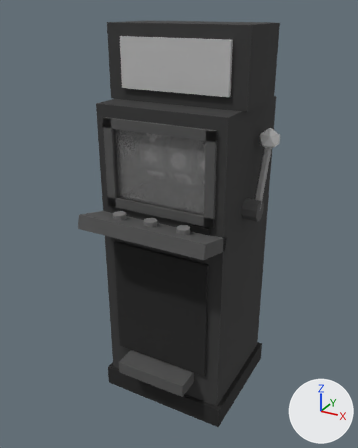
The FBX model Assets/Art/Environment/SlotMachine.fbx, before and after one commit.
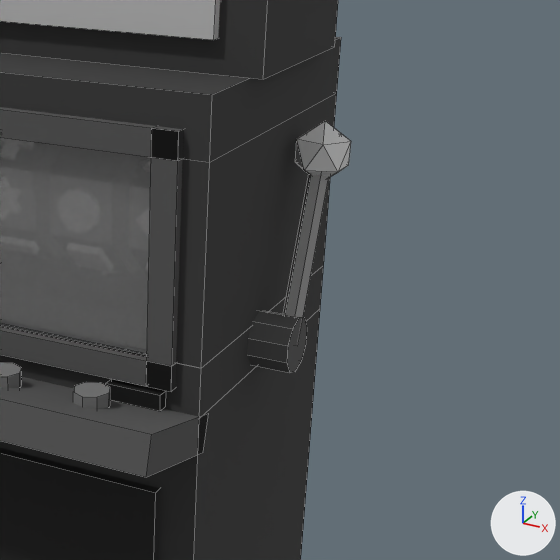
Each version appears first whole from a 50 mm lens placed at (0.982, -1.878, 1.779), pointed at (-0.003, -0.087, 0.884), and next in a close-up on the part from 42% to 100% of the width and 18% to 65% of the height. Arrows for +X, +Y and +Z are at lower right; the lights stay in place. The older version's two pictures come first. The close-ups show mesh edges as thin lines. Where no turn or scale is listed for an object, it has been applied to the vertices. Vertices at exactly the same position are counted once.

Objects in the first close-up: 'Lever', 'ReelGlass', 'SlotMachine'.
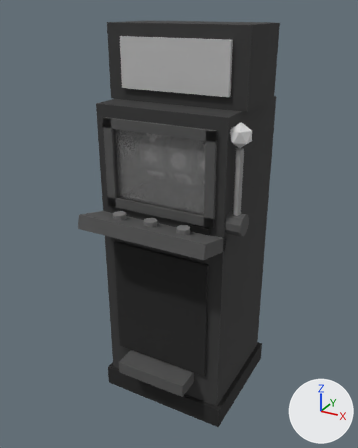
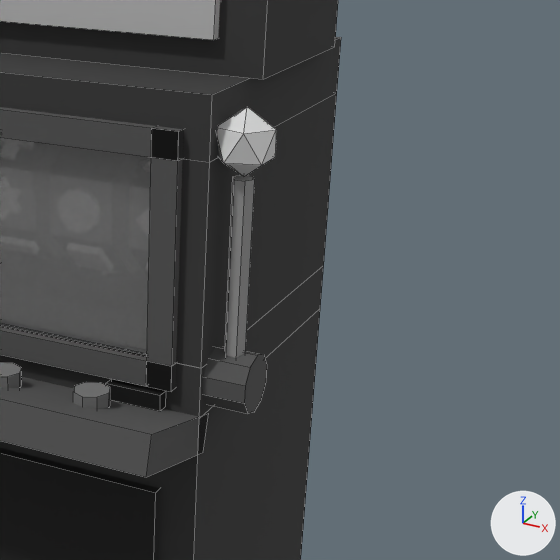
Location of each change, (x1, y1, x2, y2) in pixels of the close-ups (560 x 560 px; the box of a moved part takes in the faces that stretch with it):
```json
{"object": "Lever", "change": "reshaped, moved", "before": [283, 121, 351, 346], "after": [217, 107, 276, 358]}
{"object": "LeverHub", "change": "added", "after": [202, 346, 267, 413]}
{"part": 1, "of": "me_lever", "change": "moved or reshaped", "before": [283, 174, 328, 346], "after": [225, 175, 255, 358]}
{"part": 2, "of": "me_lever", "change": "moved or reshaped", "before": [295, 121, 351, 178], "after": [217, 107, 276, 177]}
{"part": 3, "of": "me_slotmachine", "change": "deleted", "before": [247, 311, 307, 373]}
```

Scene script edits in JSON lines:
```json
{"block": "me_lever", "where": "# used by ob_lever; location = (0.32, -0.04, 1.0)"}
{"op": "remove", "block": "me_lever", "code": "me_lever.from_pydata(...)  # 24 vertices, 28 faces; spans x -0.023..0.063, y -0.014..0.141, z -0.006..0.328"}
{"op": "add", "block": "me_lever", "code": "me_lever.from_pydata(...)  # 24 vertices, 28 faces; spans x -0.043..0.043, y -0.041..0.041, z 0.0..0.398"}
{"block": "me_lever", "change": "me_lever part 1: the loose piece of 12 vertices spanning x 0.004..0.036, y -0.014..0.114, z -0.006..0.286 is turned 20 degrees about the x axis through its middle, then moved by (-0.02, -0.05, 0.01)"}
{"block": "me_lever", "change": "me_lever part 2: the loose piece of 12 vertices spanning x -0.023..0.063, y 0.059..0.141, z 0.232..0.328 is moved by (-0.02, -0.1, 0.07)"}
{"block": "me_slotmachine", "where": "# used by ob_slotmachine; location = (0.0, 0.0, 0.0)"}
{"op": "remove", "block": "me_slotmachine", "code": "me_slotmachine.from_pydata(...)  # 188 vertices, 137 faces; spans x -0.31..0.35, y -0.43..0.28, z 0.0..1.72"}
{"op": "add", "block": "me_slotmachine", "code": "me_slotmachine.from_pydata(...)  # 168 vertices, 125 faces; spans x -0.31..0.31, y -0.43..0.28, z 0.0..1.72"}
{"block": "me_slotmachine", "change": "me_slotmachine part 3: the loose piece of 20 vertices spanning x 0.28..0.35, y -0.08..0.0, z 0.95..1.04 is deleted"}
{"op": "add", "block": "me_leverhub", "code": ["me_leverhub = bpy.data.meshes.new('LeverHub')", "me_leverhub.from_pydata(...)  # a 10-sided cylinder along x spanning x -0.035..0.035, y -0.0428..0.0428, z -0.045..0.045", "me_leverhub.materials.append(mat_m_palette)  # picture img_palette_png"]}
{"op": "set", "path": "ob_lever.location", "old": "(0.32, -0.04, 1.0)", "new": "(0.32, -0.21, 1.0)"}
{"op": "add", "block": "ob_leverhub", "code": ["ob_leverhub = bpy.data.objects.new('LeverHub', me_leverhub)", "ob_leverhub.location = (0.32, -0.21, 1.0)"]}
```
